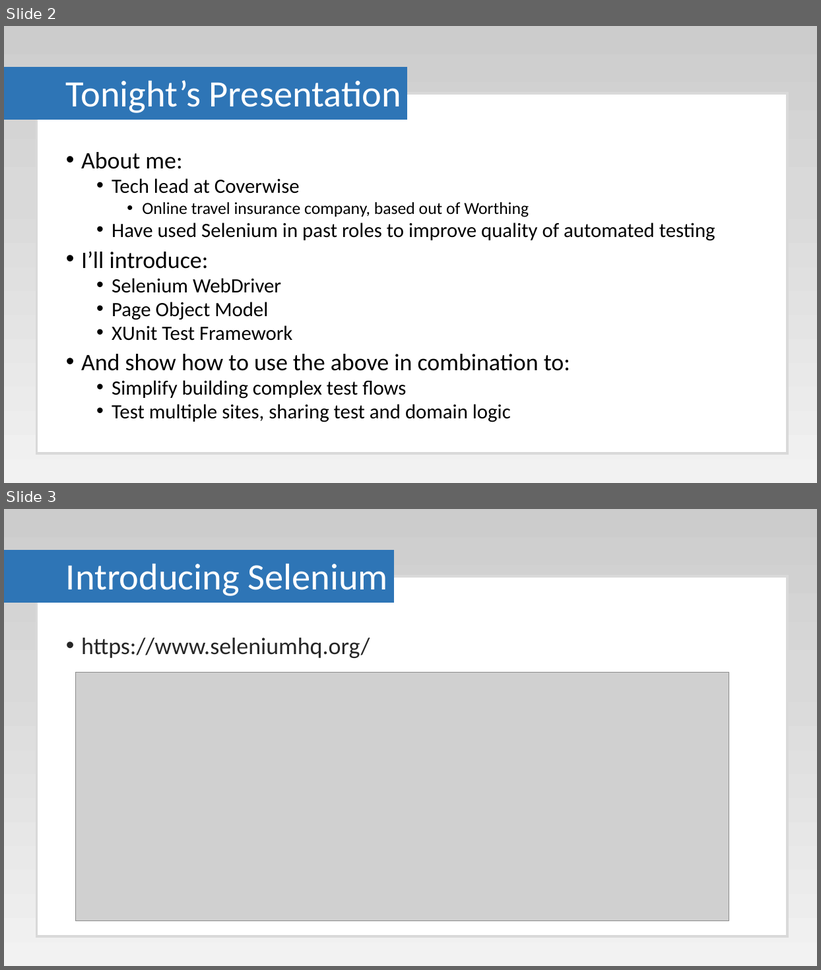
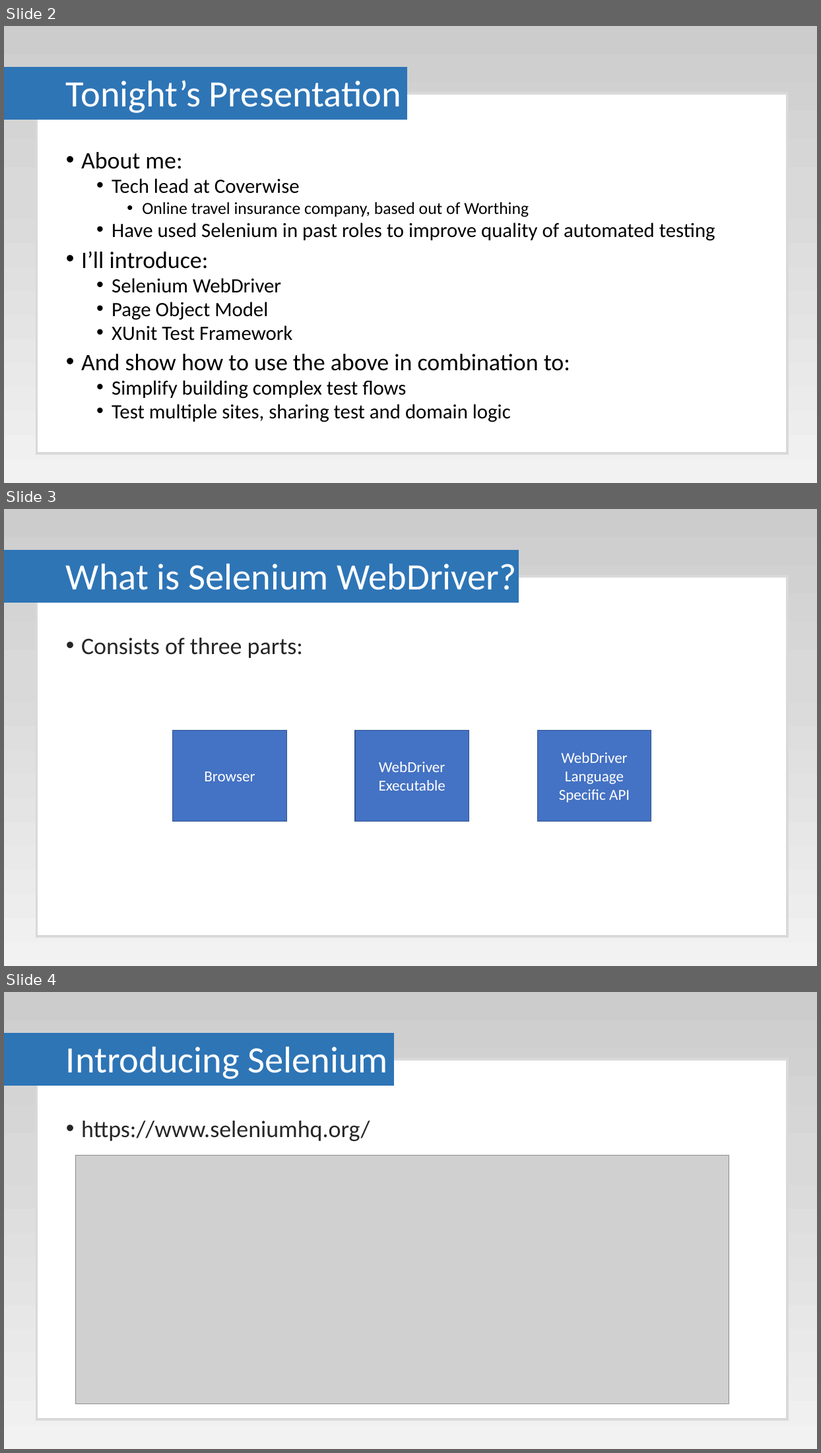
Before and after one commit to Paul-Hadfield/Selenium-Talk, a slide deck: Selenium Presentation.pptx. Shown one above the other, each under a label of ours: slides 2 and 3 before the commit, slides 2, 3 and 4 after it. The pictures are 821x970 and 821x1453 pixels, drawn with LibreOffice and Linux fonts; fonts in the diff are those of the drawing; grey boxes stand for pictures. Boxes give left, top, right and bottom in pixels: in the first picture for what was removed or moved away, otherwise in the second. Text is boxed around its words. In the diff, an @@ line names an element or a change of style, - is before the commit and + after.

```diff
--- a/Selenium Presentation.pptx
+++ b/Selenium Presentation.pptx
@@ slide 3 added at [4, 509, 817, 966], background gradient #CCCCCC to #D9D9D9 to #F2F2F2 @@
@@ rectangle added at [4, 551, 519, 602], fill #2E75B6, outline #2E75B6 1 pt @@
@@ title added at [66, 563, 517, 590], 44 pt, text #FFFFFF @@
+What is Selenium WebDriver?
@@ rectangle added at [37, 576, 788, 937], fill #FFFFFF, outline #D9D9D9 3 pt @@
@@ text added at [81, 638, 303, 658], 28 pt, text #262626 @@
+• Consists of three parts:
@@ rectangle added at [173, 730, 287, 822], fill #4472C4, outline #325491 1 pt, 18 pt, text #FFFFFF @@
+Browser
@@ rectangle added at [355, 730, 469, 822], fill #4472C4, outline #325491 1 pt, 18 pt, text #FFFFFF @@
+WebDriver
+Executable
@@ rectangle added at [538, 730, 652, 822], fill #4472C4, outline #325491 1 pt, 18 pt, text #FFFFFF @@
+WebDriver Language Specific API
@@ what was slide 3 is now slide 4 @@
```
Also in this commit, not shown: 1 slide changed.
